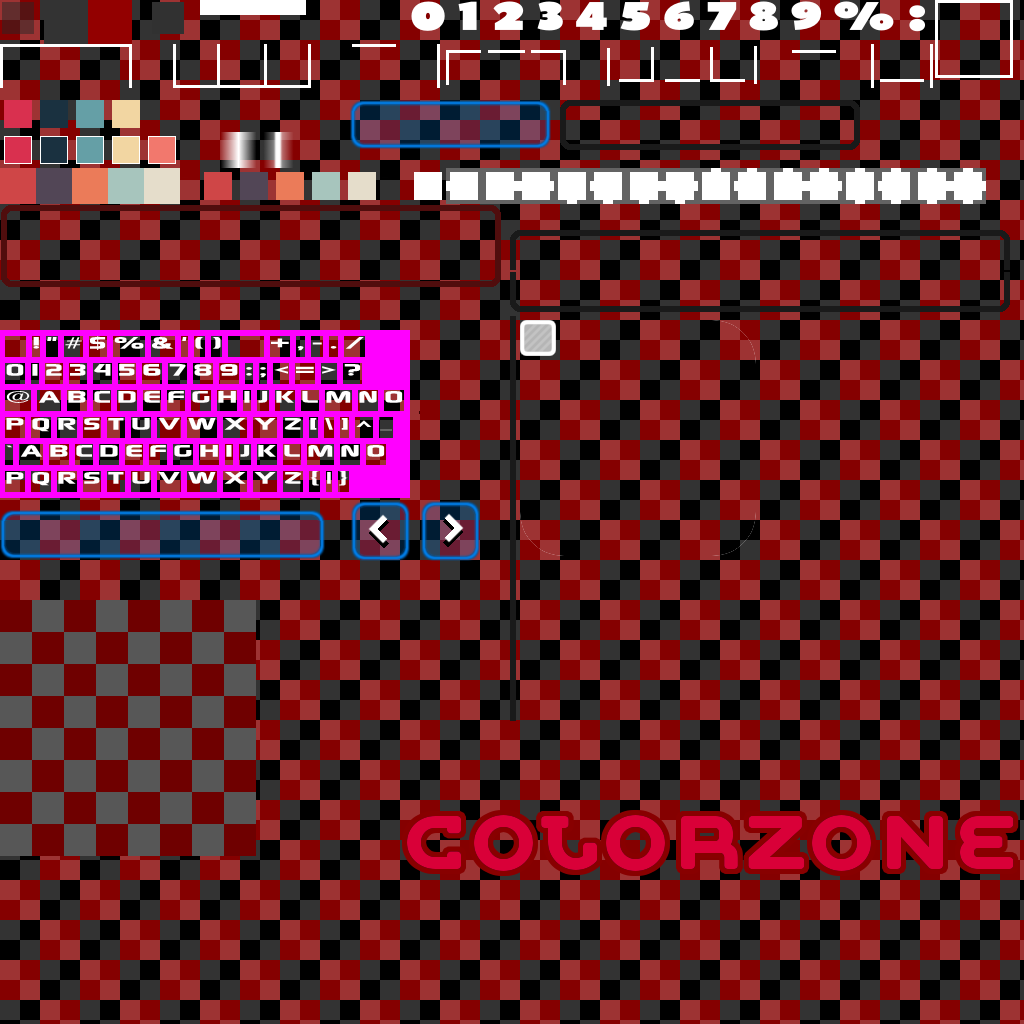
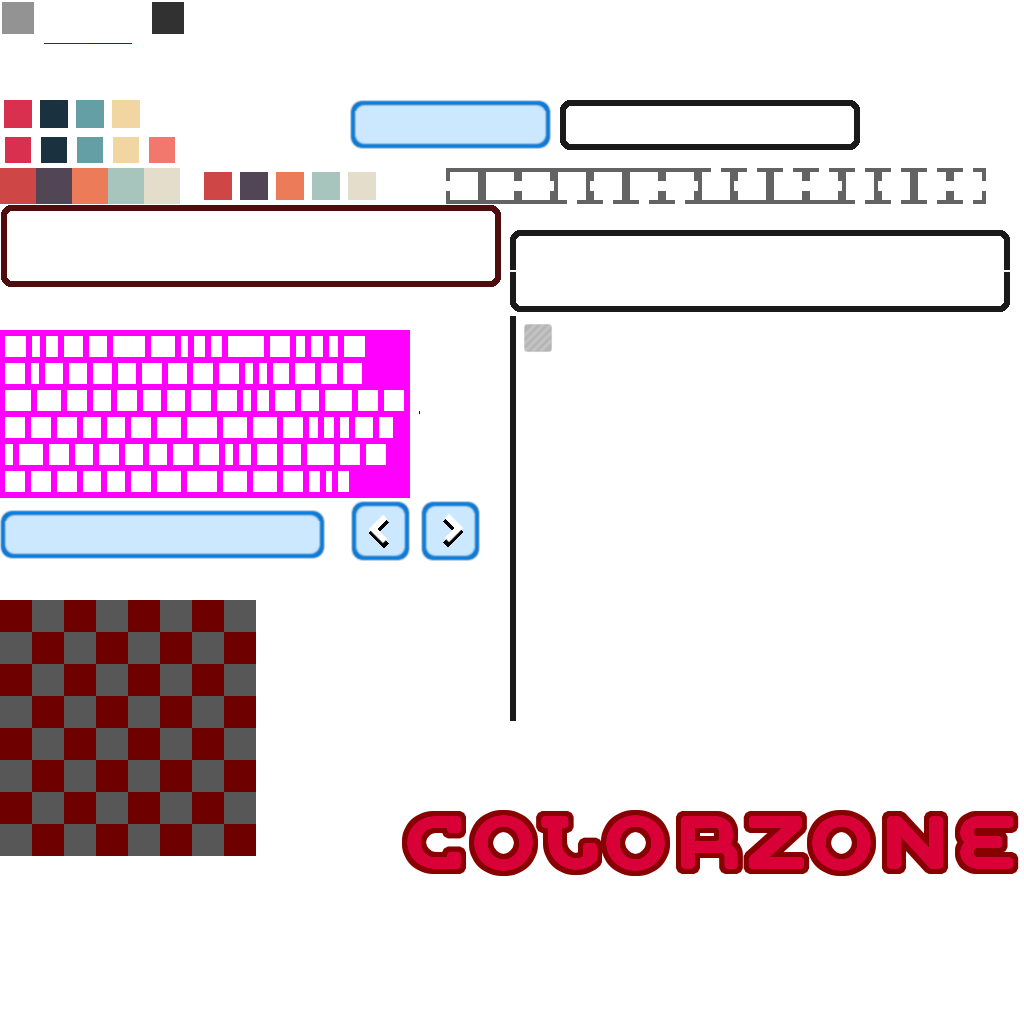
Layer changes from the first 1024x1024 image to the second:
painted on "Buttons" over [40, 0, 132, 43]
hid "Ebene #18" over [0, 0, 1024, 1024]
